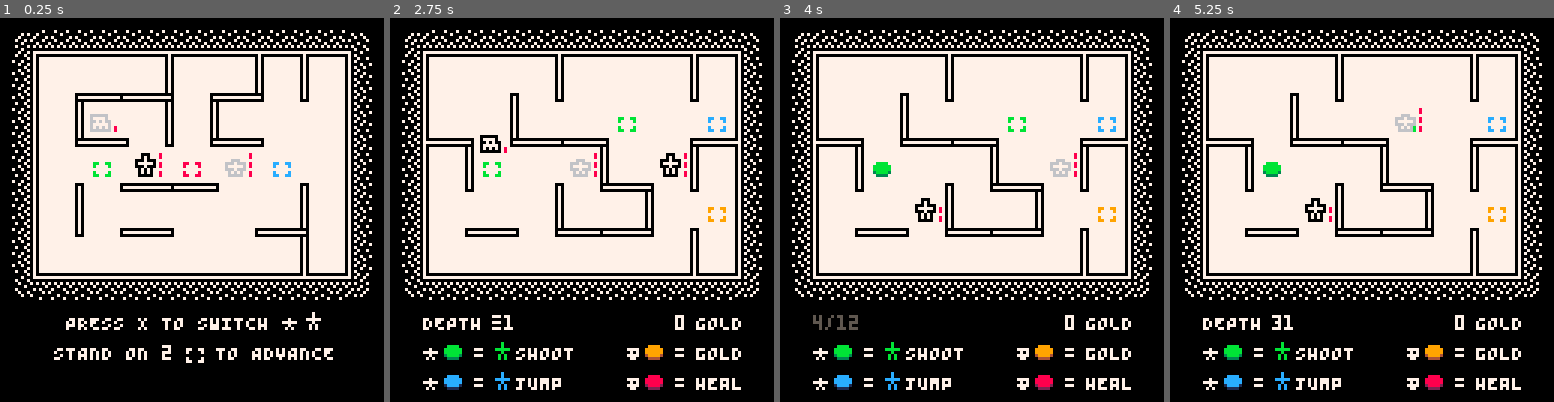
Above: before the commit, frames 1-4 (left to right).
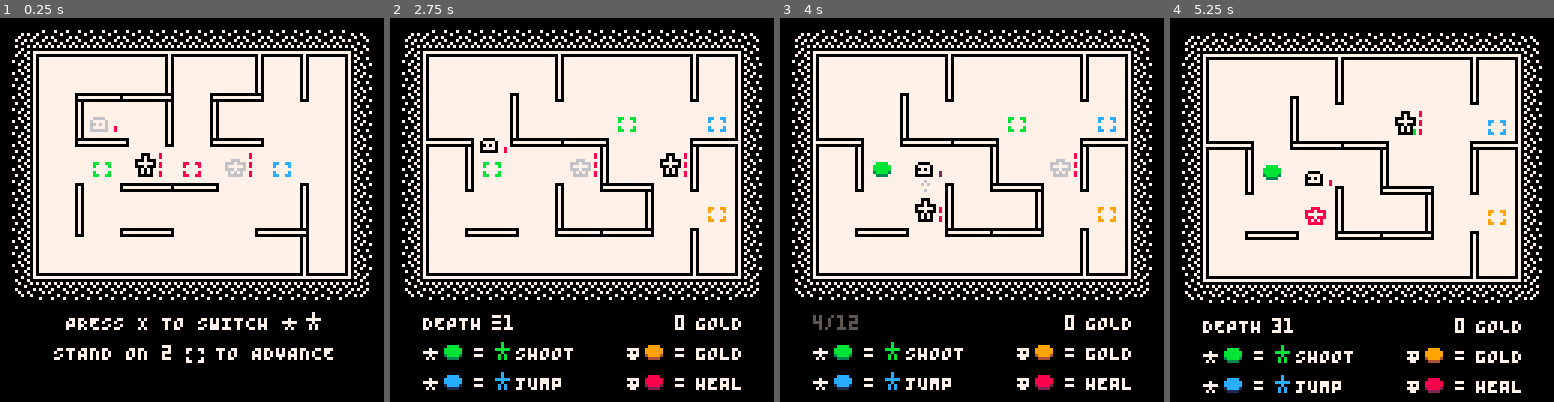
Above: after the commit, the same moments.

Repository: taylordolan/grid-folks
Game: PICO-8 cartridge grid_folks.p8
Two runs of this game, one before a commit and one after it. Both use one fixed random seed, a clock stepped at 60 frames per second and the inputs below.
Inputs:
- Up to frame 1 (0.25 s): no input
- Up to frame 2 (2.75 s): tap X (X key) at 0.33, 1.07, 1.85 s; tap O (Z key) at 0.7, 1.7, 2.1, 2.5 s; hold Right 1.6-2.1 s; hold Up 2.15-2.42 s; hold Right from 2.47 s (still down)
- Up to frame 3 (4 s): tap O (Z key) at 2.9, 3.3, 3.7 s; tap X (X key) at 2.97 s; release Right at 3.03 s; hold Left 3.08-3.58 s; hold Down 3.63-3.97 s
- Up to frame 4 (5.25 s): hold Right 4.02-4.68 s; tap X (X key) at 4.08, 5.2 s; tap O (Z key) at 4.1, 4.5, 4.9 s; hold Up 4.73-5.03 s; hold Left from 5.08 s (still down)

The runs differ from the first frame. In frame 1, 0.1% of the frame differs, in the area x 23-29%, y 25-30%; in frame 2, 0.1%; in frame 3, 0.1%; in frame 4, 18%, in the area x 3-97%, y 3-98%.

Commit message:
spawn baby enemies first

Diff:
--- a/grid_folks.p8
+++ b/grid_folks.p8
@@ -10,8 +10,17 @@
 -- [x] bring back intro animations for buttons
 -- [x] do something about when dash enemies dash to a health or score tile
 -- [x] fix game end
+-- [x] starting with the dash enemy makes it less clear that bumping is the typical way that enemies attack
 -- [ ] optimize pathfinding/movement
 -- [ ] report cpu and framerate in debug mode
+-- [ ] make it clearer that buttons get charged when an enemy steps on them
+-- [ ] make it clearer that buttons need to be charged in order to heal
+-- [ ] flash threatened health
+-- [ ] position pads 2 steps away from her start
+-- [ ] maybe dash enemies should leave a visual trail
+-- [ ] make a clearer animation for when timid enemies wait
+-- [ ] tell the player about bumping in the main instructions
+-- [ ] show completed instructions in gray
 
 -- optimizations
 -- [x] create a trim function for removing the first item in a table if its length is > 1
@@ -57,8 +66,6 @@
 	debug = false
 	delay = 0
 	has_advanced = false
-	-- t_score = 0
-	-- t_health = 0
   depth = 32
   ani_frames = 4
   shakes = {{0,0}}
@@ -128,12 +135,16 @@
     [440] = 1,
 	}
   spawn_bags = {
-    [001] = {"dash"},
-    [040] = {"dash","timid"},
-    [080] = {"dash","timid","slime"},
-    [120] = {"dash","timid","slime","grow"},
+    [001] = {"baby"},
+    [040] = {"baby", "dash"},
+    [080] = {"baby", "dash","timid"},
+    [120] = {"slime", "dash","timid"},
+    [160] = {"slime", "dash","timid","grow"},
   }
   spawn_functions = {
+    ["baby"] = function()
+      new_e_baby():deploy()
+    end,
     ["timid"] = function()
       new_e_timid():deploy()
     end,
